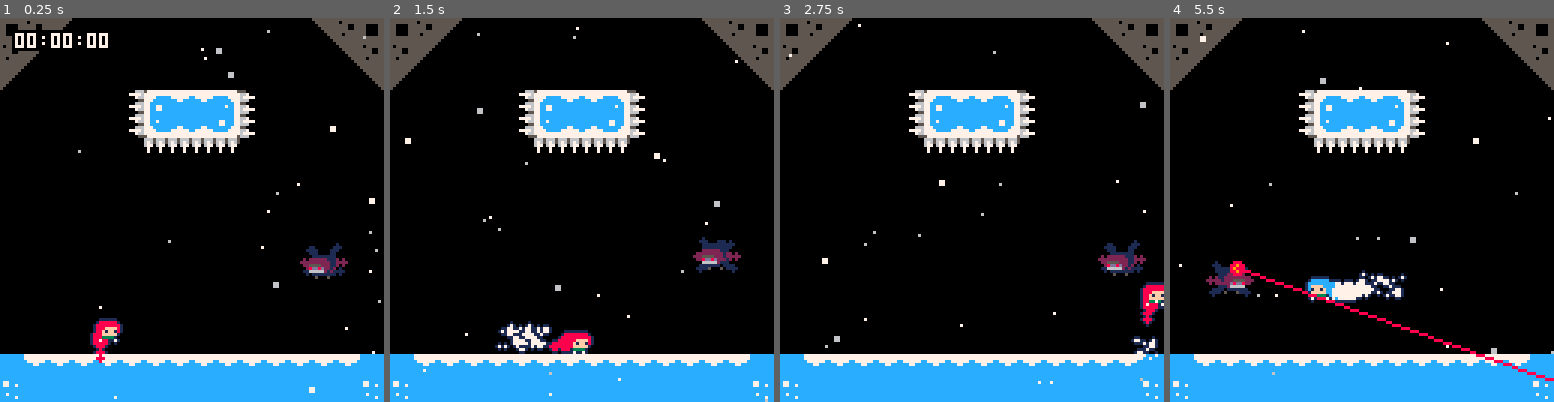
Above: before the commit, frames 1-4 (left to right).
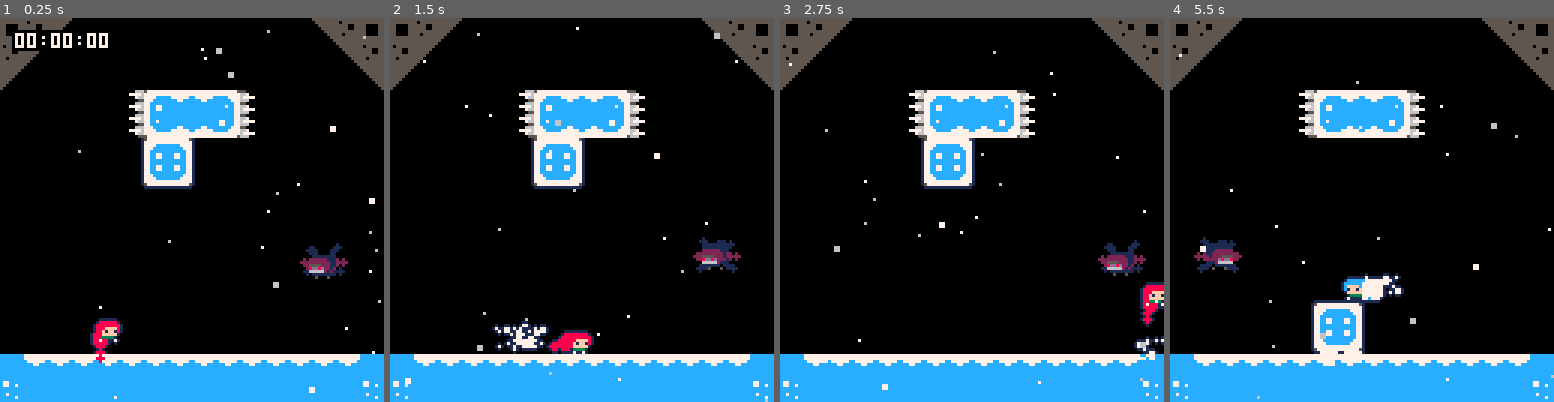
Above: after the commit, the same moments.

Repository: CelesteClassic/newleste.p8
Game: PICO-8 cartridge reflection.p8
Two runs of this game, one before a commit and one after it. Both use one fixed random seed, a clock stepped at 60 frames per second and the inputs below.
Inputs:
- Up to frame 1 (0.25 s): no input
- Up to frame 2 (1.5 s): tap X (X key) at 0.33, 1.07 s; tap O (Z key) at 0.7 s
- Up to frame 3 (2.75 s): hold Right 1.6-2.1 s; tap O (Z key) at 1.7, 2.1, 2.5 s; tap X (X key) at 1.85 s; hold Up 2.15-2.42 s; hold Right from 2.47 s (still down)
- Up to frame 4 (5.5 s): tap O (Z key) every 0.4 s from 2.9 to 5.3 s; tap X (X key) at 2.97, 4.08, 5.2 s; release Right at 3.03 s; hold Left 3.08-3.58 s; hold Down 3.63-3.97 s; hold Right 4.02-4.68 s; hold Up 4.73-5.03 s; hold Left from 5.08 s (still down)

The runs differ from the first frame. In frame 1, 2.1% of the frame differs, in the area x 36-63%, y 31-45%; in frame 2, 2.9%; in frame 3, 2.6%; in frame 4, 6.1%, in the area x 2-100%, y 3-100%.

Commit message:
falling blocks for badeline

Diff:
--- a/reflection.p8
+++ b/reflection.p8
@@ -1013,7 +1014,7 @@
     this.target_x,this.target_y=this.x,this.y
     this.rx,this.ry=this.x,this.y
     --this.hitbox=rectangle(-4,-2,16,12)
-    this.attack=2 --hardcoded for now, will eventually be loaded from level table
+    this.attack=0 --hardcoded for now, will eventually be loaded from level table
     --b=this
   end,
   update=function(this)
@@ -1041,6 +1042,18 @@
           hit.djump=max_djump
           hit.spd=vector(-2,-1)
           hit.dash_accel_x,hit.dash_accel_y=0,0 --stuff dash without stuffing dash_time
+          this.off=0
+
+          --activate falling blocks:
+          local act={}
+          local off=20
+          for o in all(objects) do
+            if o.type==fall_plat and o.x<=this.x then
+              o.timer=off
+              o.state=0
+              off+=15
+            end
+          end
         -- else
         --   this.hitbox=rectangle(-4,-2,16,12) --try to suck player in
         --   local hit=this.player_here()
@@ -1201,6 +1214,66 @@
   end
 }
 
+fall_plat={
+  init=function(this)
+    while this.right()<lvl_pw-1 and tile_at(this.right()/8+1,this.y/8)==76 do
+      this.hitbox.w+=8
+    end
+    while this.bottom()<lvl_ph-1 and tile_at(this.x/8,this.bottom()/8+1)==76 do
+      this.hitbox.h+=8
+    end
+    this.collides=true
+    this.solid_obj=true
+    this.timer=0
+  end,
+  update=function(this)
+    if this.timer>0 then
+      this.timer-=1
+      if this.timer==0 then
+        this.state=this.finished and 2 or 1
+        this.spd.y=0.4
+      end
+    elseif this.state==1 then
+      if this.spd.y==0 then
+        this.state=0
+        for i=0,this.hitbox.w-1,8 do
+          this.init_smoke(i,this.hitbox.h-2)
+        end
+        this.timer=6
+        this.finished=true
+      end
+      this.spd.y=appr(this.spd.y,4,0.4)
+    end
+  end,
+  draw=function(this)
+    local x,y=this.x,this.y
+    if this.state==0 then
+      x+=rnd(2)-1
+      y+=rnd(2)-1
+    end
+    local r,d=x+this.hitbox.w-8,y+this.hitbox.h-8
+    for i=x,r,r-x do
+      for j=y,d,d-y do
+        spr(33,i,j,1.0,1.0,i~=x,j~=y)
+      end
+    end
+    for i=x+8,r-8,8 do
+      spr(34,i,y)
+      spr(50,i,d)
+    end
+    for i=y+8,d-8,8 do
+      spr(36,x,i)
+      spr(38,r,i)
+    end
+    for i=x+8,r-8,8 do
+      for j=y+8,d-8,8 do
+        spr((i+j-x-y)%16==0 and 37 or 56,i,j)
+      end
+    end
+  end
+
+}
+
 psfx=function(num)
   if sfx_timer<=0 then
    sfx(num)
@@ -1220,7 +1293,8 @@
   [64]=kevin,
   [68]=bumper,
   [70]=feather,
-  [74]=badeline
+  [74]=badeline,
+  [75]=fall_plat
 }
 
 
@@ -1833,14 +1907,14 @@
 777cc7777777ccccc777777ccccc77777777ccc7777777777ccc777777cccc77cc7ccccc55555500005555555505555555555555000000000000000000000000
 777cc777777777777777777777777777777777777777777777777777777cc777ccccc7cc55555550055555555555555555555555000000000000000000000000
 77cccc7757777777777777777777777557777777777777777777777557777775cccccccc55555555555555555555555555555555000000000000000000000000
-0220cc5555cccc55ddd00dddddd00ddd000000000000000000aaa0000099aa0000999aa0000aaa00000000000000000000000000000000000000000000000000
-2125ccc55cccccc50000000000000000000001111110000009aaa900099aaaa0099aaaaa00aaaaa0022222200000000000000000000000000000000000000000
-222c5cc55cc11cc5011001100cc00cc0000015dccd51000001aaa1009911aaaa995aaa11009a5a90222222220000000000000000000000000000000000000000
-05cc1cc111111111000000000cc00cc00001cddccddc10000111110091110aa095aa0001009a5a90255552220000000000000000000000000000000000000000
-cc511522222222220011110000111100001ccc1111ccc100011111009110000095a000000099599028dd8d220000000000000000000000000000000000000000
-cccc5524444444440111111001d11d10015dc144441cd510011111001100000095a0000000995990066666200000000000000000000000000000000000000000
-5ccc224444444444001dd10001d11d1001dd14c44c41dd1000111000100000000950000000095900001111100000000000000000000000000000000000000000
-5551244444444444000dd0000011110001cc14c44c41cc1000001000100000000050000000050000000500050000000000000000000000000000000000000000
+0220cc5555cccc55ddd00dddddd00ddd000000000000000000aaa0000099aa0000999aa0000aaa00000000005777777777777777000000000000000000000000
+2125ccc55cccccc50000000000000000000001111110000009aaa900099aaaa0099aaaaa00aaaaa0022222207777777777777777000000000000000000000000
+222c5cc55cc11cc5011001100cc00cc0000015dccd51000001aaa1009911aaaa995aaa11009a5a90222222227777cccccccccccc000000000000000000000000
+05cc1cc111111111000000000cc00cc00001cddccddc10000111110091110aa095aa0001009a5a9025555222777ccc7ccccccccc000000000000000000000000
+cc511522222222220011110000111100001ccc1111ccc100011111009110000095a000000099599028dd8d2277cccccccccccccc000000000000000000000000
+cccc5524444444440111111001d11d10015dc144441cd510011111001100000095a00000009959900666662077c7cccccccccccc000000000000000000000000
+5ccc224444444444001dd10001d11d1001dd14c44c41dd10001110001000000009500000000959000011111077cccc7ccccccccc000000000000000000000000
+5551244444444444000dd0000011110001cc14c44c41cc10000010001000000000500000000500000005000577cccccccccccccc000000000000000000000000
 5551244400000000000000000000000001cc14444441cc1000000000000000000000000000000000000000000000000000000000000000000000000000000000
 5cc1244400000000000000000000000001dd144cc441dd1000000000000000000000000000000000000000000000000000000000000000000000000000000000
 ccc12444000000000000000000000000015dc144441cd51000000000000000000000000000000000000000000000000000000000000000000000000000000000
@@ -2012,8 +2086,8 @@
 2900000000000000000000000000002a00000000000000000000000000000000000000000000000000000000000000000000000000000000000000000000000000000000000000000000000000000000000000000000000000000000000000000000000000000000000000000000000000000000000000000000000000000000
 0000000000132122222312000000000000000000000000000000000000000000000000000000000000000000000000000000000000000000000000000000000000000000000000000000000000000000000000000000000000000000000000000000000000000000000000000000000000000000000000000000000000000000
 0000000000133132323312000000000000000000000000000000000000000000000000000000000000000000000000000000000000000000000000000000000000000000000000000000000000000000000000000000000000000000000000000000000000000000000000000000000000000000000000000000000000000000
-0000000000001111111100000000000000000000000000000000000000000000000000000000000000000000000000000000000000000000000000000000000000000000000000000000000000000000000000000000000000000000000000000000000000000000000000000000000000000000000000000000000000000000
-0000000000000000000000000000000000000000000000000000000000000000000000000000000000000000000000000000000000000000000000000000000000000000000000000000000000000000000000000000000000000000000000000000000000000000000000000000000000000000000000000000000000000000
+0000000000004b4c000000000000000000000000000000000000000000000000000000000000000000000000000000000000000000000000000000000000000000000000000000000000000000000000000000000000000000000000000000000000000000000000000000000000000000000000000000000000000000000000
+0000000000004c00000000000000000000000000000000000000000000000000000000000000000000000000000000000000000000000000000000000000000000000000000000000000000000000000000000000000000000000000000000000000000000000000000000000000000000000000000000000000000000000000
 0000000000000000000000000000000000000000000000000000000000000000000000000000000000000000000000000000000000000000000000000000000000000000000000000000000000000000000000000000000000000000000000000000000000000000000000000000000000000000000000000000000000000000
 0000000000810000000000000000000000000000000000000000000000000000000000000000000000000000000000000000000000000000000000000000000000000000000000000000000000000000000000000000000000000000000000000000000000000000000000000000000000000000000000000000000000000000
 0000000000000000000000000000000000000000000000000000000000000000000000000000000000000000000000000000000000000000000000000000000000000000000000000000000000000000000000000000000000000000000000000000000000000000000000000000000000000000000000000000000000000000
